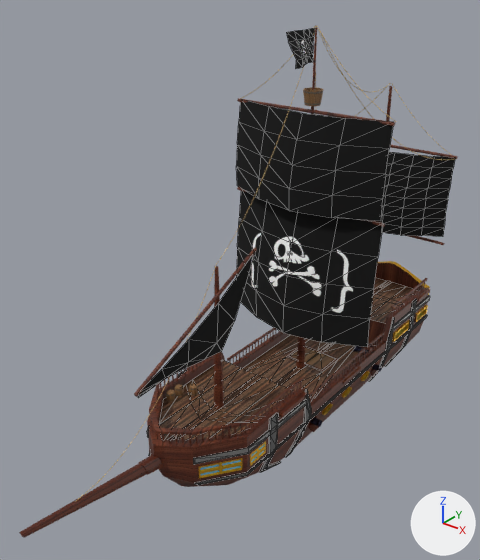
An edit to the glTF model public/models/shipnew.glb, drawn before and after from the same camera.
The view is the same before and after, from a 50 mm camera at (6.13, -9.71, 8.27) aimed at (-0.31, -1.67, 3.29). Lighting does not change. The marker at lower right points along +X, +Y and +Z. Mesh edges are drawn as thin lines on the coarser meshes. Where no turn or scale is listed for an object, it has been applied to the vertices. Vertices at the same position are counted once.

The older version as bpy lines, for what is in view:
```python
me_cylinder_002 = bpy.data.meshes.new('Cylinder.002')
me_cylinder_002.from_pydata(...)  # an 8-sided cut cone along z (radius 0.09 at the low end, 0.03 at the high end) spanning x -0.09..0.09, y -2.73..-2.55, z 1.27..3.97
me_cylinder_002.materials.append(mat_material)
me_plane = bpy.data.meshes.new('Plane')
me_plane.from_pydata(...)  # 25 vertices, 32 faces; spans x -1.52..1.52, y -0.55..0.02, z -1.62..0.02
me_plane.materials.append(mat_material6)  # black #000000
me_plane_002 = bpy.data.meshes.new('Plane.002')
me_plane_002.from_pydata(...)  # 25 vertices, 32 faces; spans x -1.51..1.51, y -0.63..0.01, z -2.35..0.01
me_plane_002.materials.append(mat_material9)  # picture img_skull2
me_plane_003 = bpy.data.meshes.new('Plane.003')
me_plane_003.from_pydata(...)  # 81 vertices, 128 faces; spans x -1.52..1.52, y -1.74..0.0, z -1.6..0.0
me_plane_003.materials.append(mat_material6)  # black #000000
ob_cylinder_002 = bpy.data.objects.new('Cylinder.002', me_cylinder_002)
ob_cylinder_002.location = (0.0, 0.0, 0.0)
ob_plane = bpy.data.objects.new('Plane', me_plane)
ob_plane.location = (0.0, -0.16, 5.96)
ob_plane_001 = bpy.data.objects.new('Plane.001', me_plane_002)
ob_plane_001.location = (0.01, -0.16, 4.29)
ob_plane_002 = bpy.data.objects.new('Plane.002', me_plane_003)
ob_plane_002.location = (0.0, 2.67, 4.8)
ob_plane_002.rotation_euler = (0.135, 0.0, 0.0)  # degrees (7.7, 0, 0)
ob_plane_002.scale = (1.0, 0.456, 1.0)
# also in view: 'Cube.001' at (0.0, -1.37, 0.62); 'Cube.006' at (0.0, 0.16, 0.64); 'Plane.004' at (0.11, -0.57, 7.0); 'Cube.004' at (0.0, 0.03, 1.08); 'Plane.003' at (0.1, -3.12, 3.21)
```
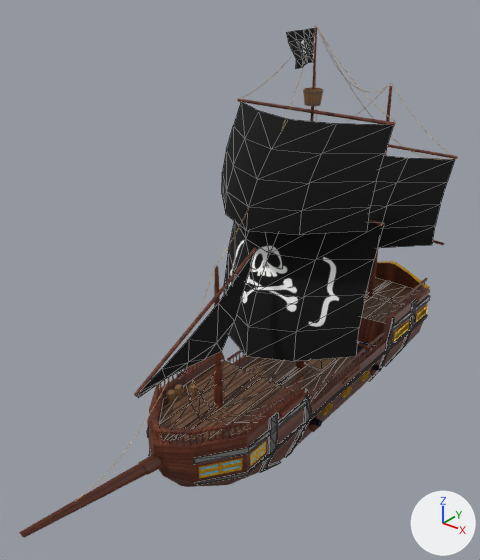
Where the newer file only moved an object's origin or applied its transform, the numbers keep the older frame.

Where the change shows, as pixel boxes (x1, y1, x2, y2) in the pictures (480 x 560 px):
'Plane.001', reshaped: before (237, 191, 383, 347); after (224, 221, 383, 361)
'Plane', reshaped (9% wider, 11% taller): before (236, 101, 393, 221); after (222, 102, 393, 235)
'Plane.002', reshaped, moved, turned, rescaled: before (377, 152, 455, 237); after (369, 156, 455, 248)
part 3 of me_plane_003, deleted (black): before (377, 152, 455, 237)
part 4 of me_plane_003, added (black): after (369, 156, 455, 248)

The change, as a list of edits to the scene's bpy script:
```text
Change me_plane:
    used by ob_plane; location = (0.0, -0.16, 5.96)
    remove me_plane.from_pydata(...)  # 25 vertices, 32 faces; spans x -1.52..1.52, y -0.55..0.02, z -1.62..0.02
    add me_plane.from_pydata(...)  # 25 vertices, 32 faces; spans x -1.52..1.52, y -1.72..0.03, z -1.62..-0.03
    me_plane part 1: 25 of 25 vertices moved; they spanned x -1.52..1.52, y -0.55..0.02, z -1.62..0.02 and now span x -1.52..1.52, y -1.72..0.03, z -1.62..-0.03; mean shift (0.0, -0.56, -0.03); largest move (0.0, -0.53, -1.62) -> (0.0, -1.72, -1.62)
Change me_plane_002:
    used by ob_plane_001; location = (0.01, -0.16, 4.29)
    remove me_plane_002.from_pydata(...)  # 25 vertices, 32 faces; spans x -1.51..1.51, y -0.63..0.01, z -2.35..0.01
    add me_plane_002.from_pydata(...)  # 25 vertices, 32 faces; spans x -1.51..1.51, y -1.72..0.03, z -2.32..0.01
    me_plane_002 part 2: 25 of 25 vertices moved; they spanned x -1.51..1.51, y -0.63..0.01, z -2.35..0.01 and now span x -1.51..1.51, y -1.72..0.03, z -2.32..0.01; mean shift (0.0, -0.51, 0.01); largest move (0.0, -0.62, -2.35) -> (0.0, -1.72, -2.32)
Change me_plane_003:
    used by ob_plane_002; location = (0.0, 2.67, 4.8); rotation_euler = (0.135, 0.0, 0.0), in degrees (7.7, 0, 0); scale = (1.0, 0.456, 1.0)
    remove me_plane_003.from_pydata(...)  # 81 vertices, 128 faces; spans x -1.52..1.52, y -1.74..0.0, z -1.6..0.0
    add me_plane_003.from_pydata(...)  # 25 vertices, 32 faces; spans x -1.52..1.52, y 0.91..2.66, z 3.18..4.77
    me_plane_003 part 3: 81 vertices removed from x -1.52..1.52, y -1.74..0.0, z -1.6..0.0
    me_plane_003 part 4: 25 vertices added at x -1.52..1.52, y 0.91..2.66, z 3.18..4.77
Change ob_plane_002:
    ob_plane_002.rotation_euler: (0.135, 0.0, 0.0) -> (0.0, 0.0, 0.0)  # degrees (7.7, 0, 0) -> degrees (0, 0, 0)
    ob_plane_002.scale: (1.0, 0.456, 1.0) -> (1.0, 1.0, 1.0)
    ob_plane_002.location: (0.0, 2.67, 4.8) -> (0.0, 0.0, 0.0)
```
